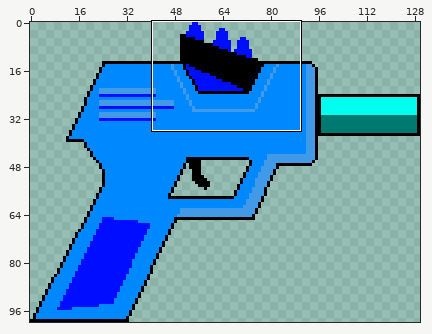
A sprite sheet gets an edit: Assets/Weapons/Blaster.png. Above: a wide view before the commit, with the close-up outlined.
Close-up. Earlier state:
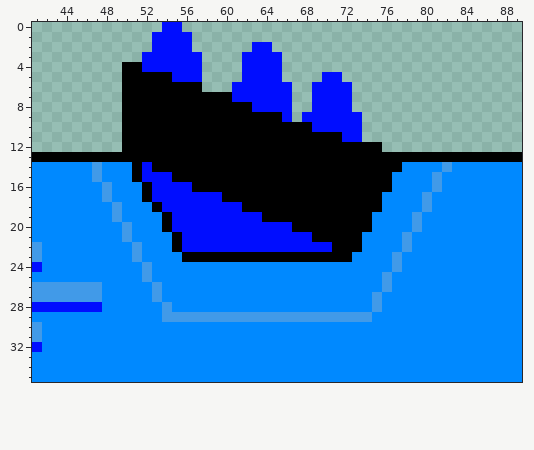
The file is 130x100 pixels. Shown: x 41..89, y 0..35.
And afterwards:
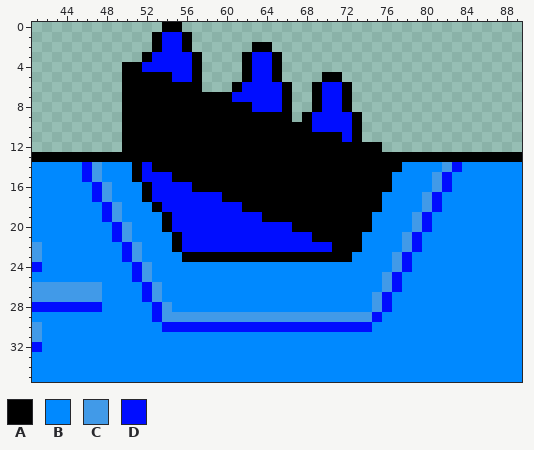
Palette (. is transparent): A #000000  B #0089ff  C #419ae8  D #000dff
The edit:
y 0: x 54..55 DD -> AA
y 1: x 53 D -> A; x 56 D -> A
y 2: x 53 D -> A; x 56 D -> A; x 63..64 DD -> AA
y 3: x 52 D -> A; x 57 D -> A; x 62 D -> A; x 65 D -> A
y 4: x 57 D -> A; x 62 D -> A; x 65 D -> A
y 5: x 57 D -> A; x 62 D -> A; x 65 D -> A; x 70..71 DD -> AA
y 6: x 61 D -> A; x 66 D -> A; x 69 D -> A; x 72 D -> A
y 7..8: x 66 D -> A; x 69 D -> A; x 72 D -> A
y 9: x 66 D -> A; x 68 D -> A; x 73 D -> A
y 10..11: x 73 D -> A
y 14: x 46 B -> D; x 83 B -> D
y 15: x 46 B -> D; x 82 B -> D
y 16: x 47 B -> D; x 82 B -> D
y 17: x 47 B -> D; x 81 B -> D
y 18: x 48 B -> D; x 81 B -> D
y 19: x 48 B -> D; x 80 B -> D
y 20: x 49 B -> D; x 80 B -> D
y 21: x 49 B -> D; x 79 B -> D
y 22: x 50 B -> D; x 79 B -> D
y 23: x 50 B -> D; x 78 B -> D
y 24: x 51 B -> D; x 78 B -> D
y 25: x 51 B -> D; x 77 B -> D
y 26: x 52 B -> D; x 77 B -> D
y 27: x 52 B -> D; x 76 B -> D
y 28: x 53 B -> D; x 76 B -> D
y 29: x 53 B -> D; x 75 B -> D
y 30: x 54..74 BBBBBBBBBBBBBBBBBBBBB -> DDDDDDDDDDDDDDDDDDDDD
Where, in picture pixels (left, top, right, bottom), the same in both close-ups:
changed: (142, 22, 362, 142)
changed: (82, 162, 462, 332)
